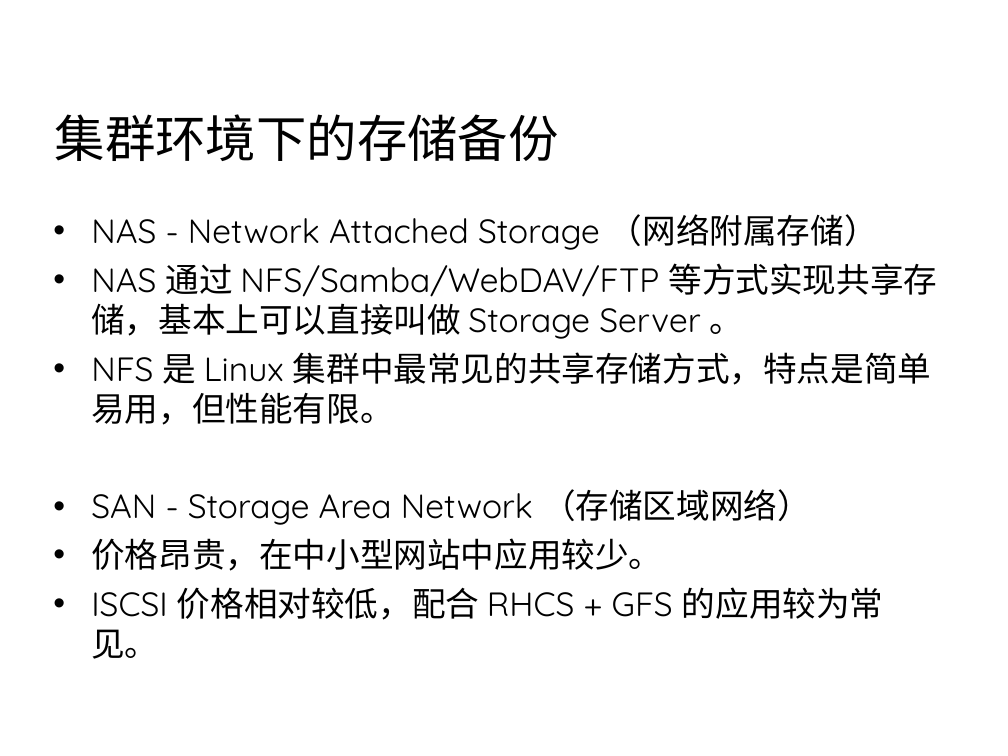
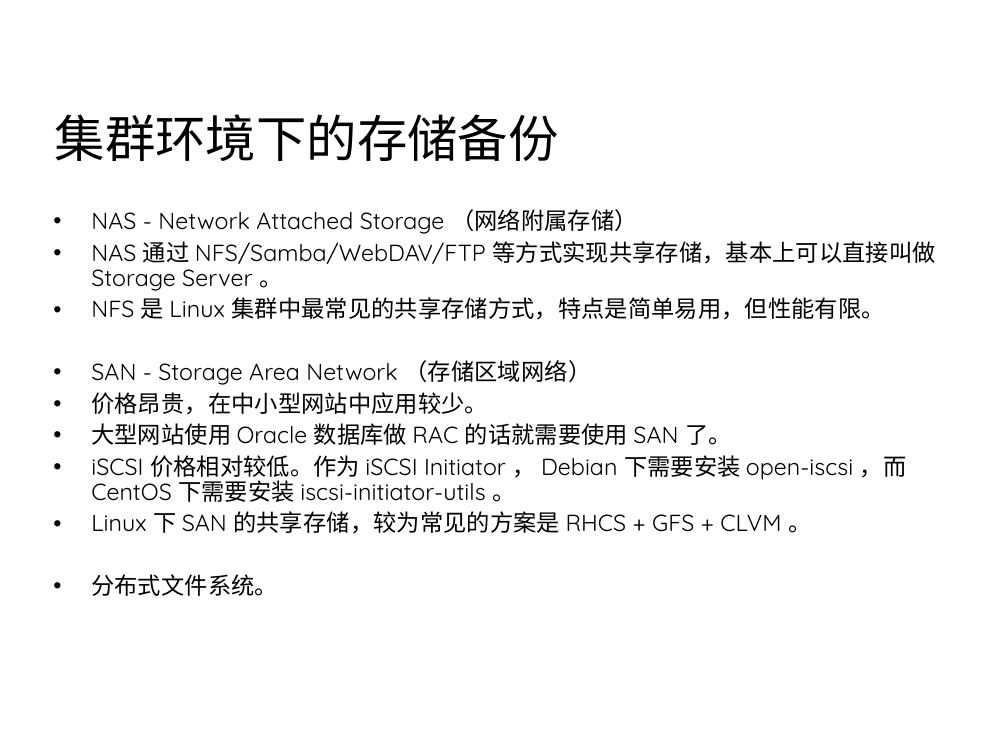
Before and after one commit to 7KjN3mHq/bluedata, a slide deck: slide 24 of system/01总览/架构/网站集群架构.ppt. Drawn at 1008x756 pixels with LibreOffice and Linux fonts; fonts in the diff are those of the drawing; background and template pictures are left out. Boxes give left, top, right and bottom in pixels: in the first picture for what was removed or moved away, otherwise in the second. Text is boxed around its words. In the diff, an @@ line names an element or a change of style, - is before the commit and + after.

```diff
--- a/system/01总览/架构/网站集群架构.ppt
+++ b/system/01总览/架构/网站集群架构.ppt
@@ text at [91, 209, 935, 415]: size 24 to 16.6 pt in "NAS - Network Attached Storage （网络附属存储）", "NAS 通过 NFS/Samba/WebDAV/FTP 等方式实现共享存储，基本上可以直接叫做 Storage Serv ...", "NFS 是 Linux 集群中最常见的共享存储方式，特点是简单易用，但性能有限。", "SAN - Storage Area Network （存储区域网络）" and 1 more places; line spacing 1 to 0.9; less space between paragraphs @@
@@ text at [91, 423, 907, 596]: text changed; size 24 to 16.6 pt @@
-• ISCSI 价格相对较低，配合 RHCS + GFS 的应用较为常见。
+• 大型网站使用 Oracle 数据库做 RAC 的话就需要使用 SAN 了。
+• iSCSI 价格相对较低。作为 iSCSI Initiator ， Debian 下需要安装 open-iscsi ，而 CentOS 下需要安装 iscsi-initiator-utils 。
+• Linux 下 SAN 的共享存储，较为常见的方案是 RHCS + GFS + CLVM 。
+• 分布式文件系统。
```
Also in this commit, not shown: 3 other slides changed, 6 slides added, 5 other files.
